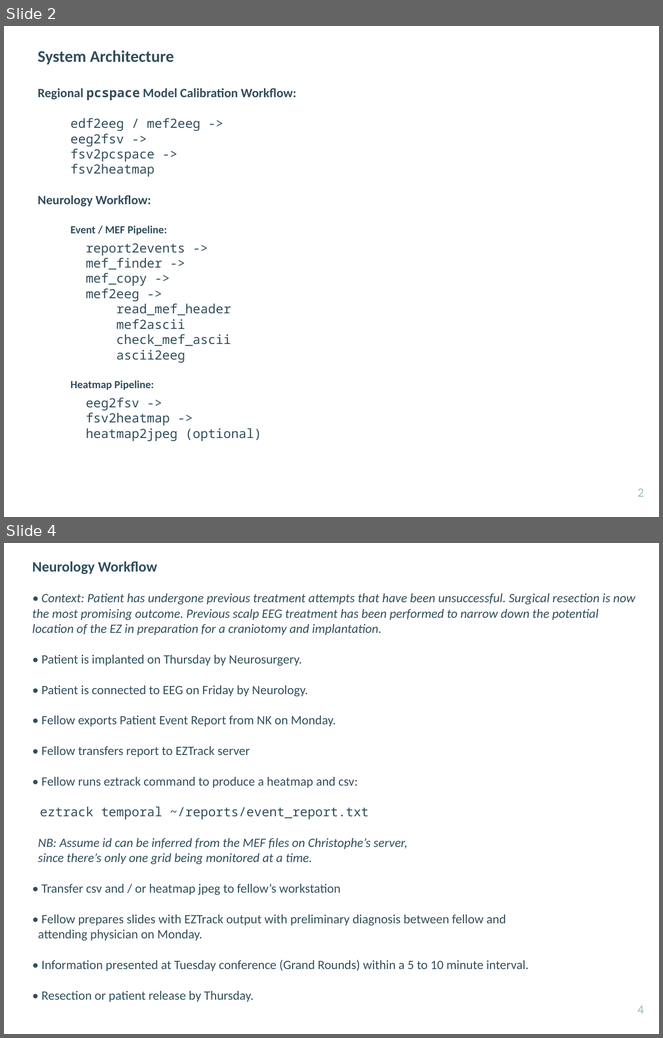
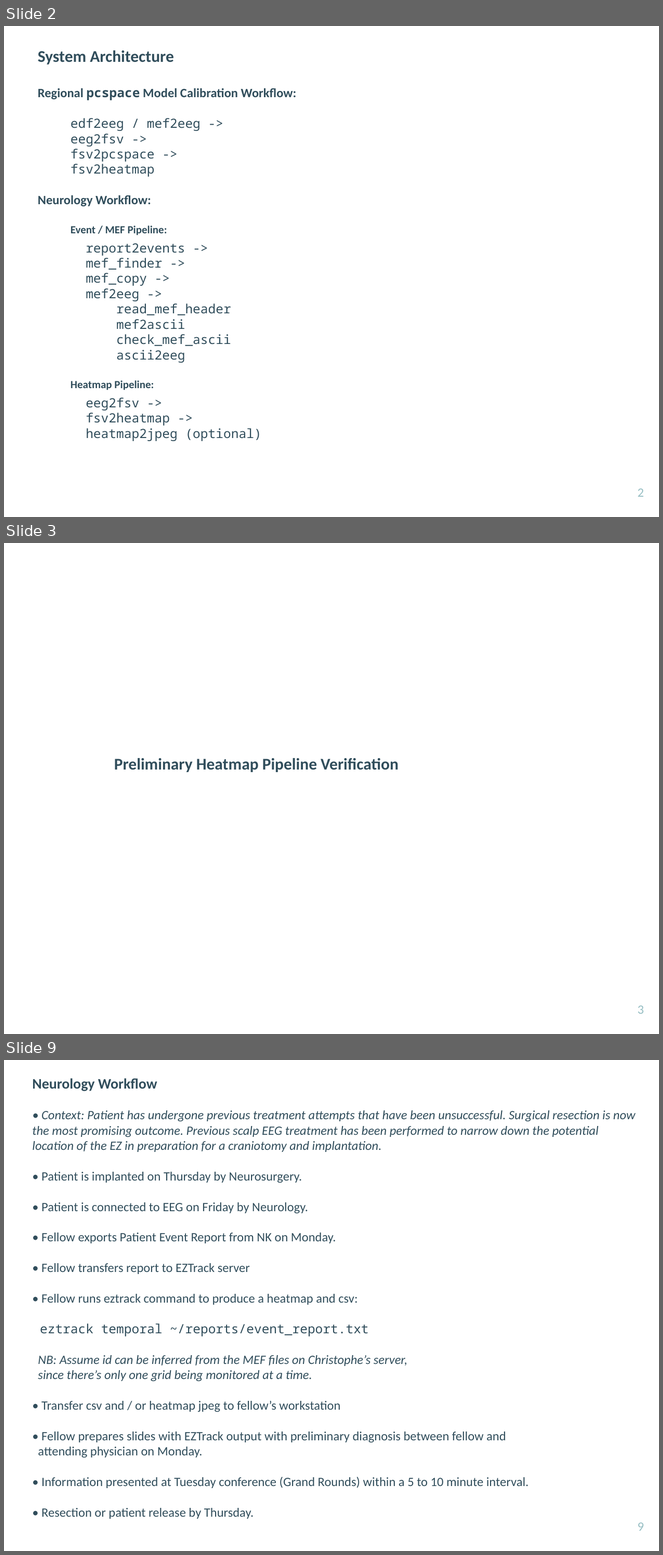
Before and after one commit to ncsl/network_neuroscience_epilepsy, a slide deck: EZTrack-implementation-guide.pptx. Shown one above the other, each under a label of ours: slides 2 and 4 before the commit, slides 2, 3 and 9 after it; the slides between them are not shown. The pictures are 663x1038 and 663x1555 pixels, drawn with LibreOffice and Linux fonts; fonts in the diff are those of the drawing. Boxes give left, top, right and bottom in pixels: in the first picture for what was removed or moved away, otherwise in the second. Text is boxed around its words. In the diff, an @@ line names an element or a change of style, - is before the commit and + after.

Commit message:
Add verification steps

```diff
--- a/EZTrack-implementation-guide.pptx
+++ b/EZTrack-implementation-guide.pptx
@@ slide 3 added at box(4, 543, 659, 1034), background #FFFFFF @@
@@ text added at box(114, 758, 399, 772), 18 pt, text #304D5B, bold @@
+Preliminary Heatmap Pipeline Verification
@@ page number added at box(638, 1006, 644, 1014), 14 pt, text #96BEC3 @@
+3
@@ what was slide 4 is now slide 9 @@
@@ page number at box(638, 1523, 644, 1531): text changed @@
-4
+9
```
Also in this commit, not shown: 4 other slides added.
